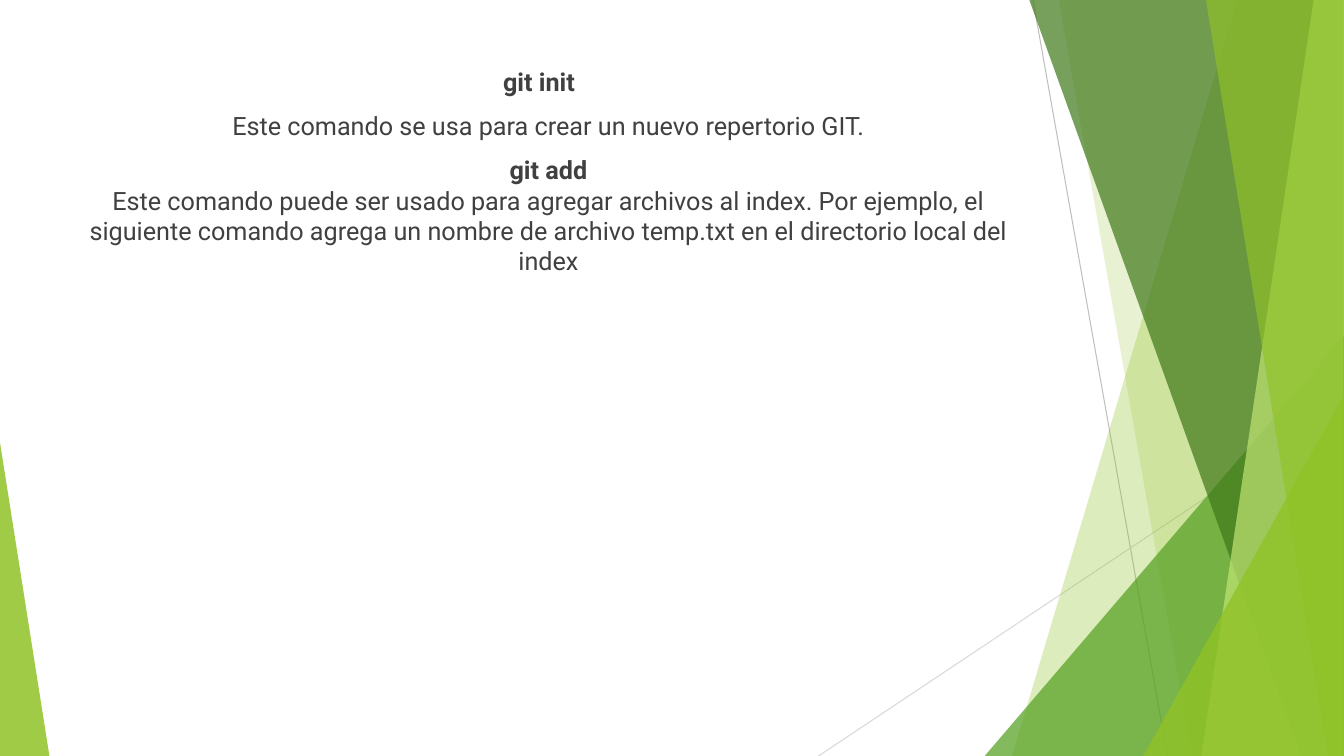
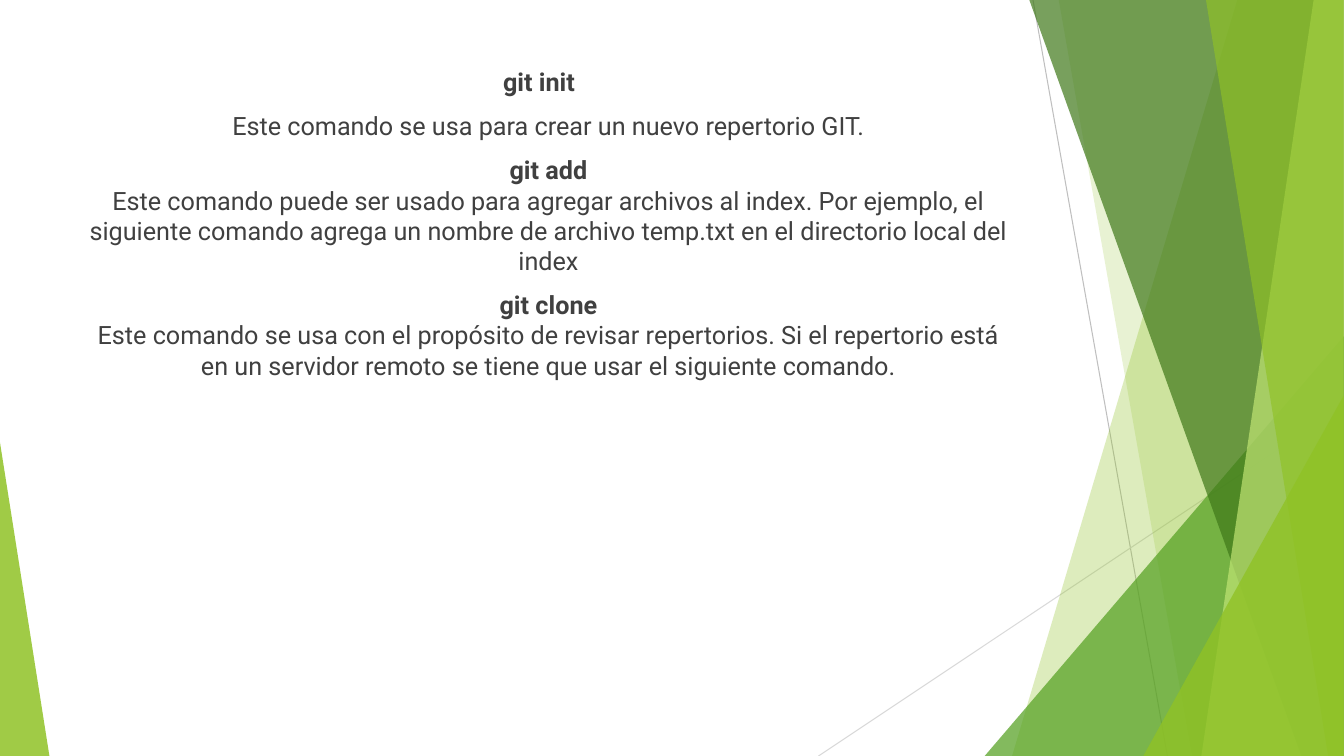
Before and after one commit to Reas47/Practica, a slide deck: slide 2 of MV.pptx. Drawn at 1344x756 pixels with LibreOffice and Linux fonts; fonts in the diff are those of the drawing. Boxes give left, top, right and bottom in pixels: in the first picture for what was removed or moved away, otherwise in the second. Text is boxed around its words. In the diff, an @@ line names an element or a change of style, - is before the commit and + after.

Commit message:
Version3

```diff
--- a/MV.pptx
+++ b/MV.pptx
@@ text at bbox=[98, 295, 998, 381]: paragraph added @@
+git clone
+Este comando se usa con el propósito de revisar repertorios. Si el repertorio está en un servidor remoto se tiene que usar el siguiente comando.
```
Also in this commit, not shown: 1 other slide changed, 1 slide added, 1 slide removed.
